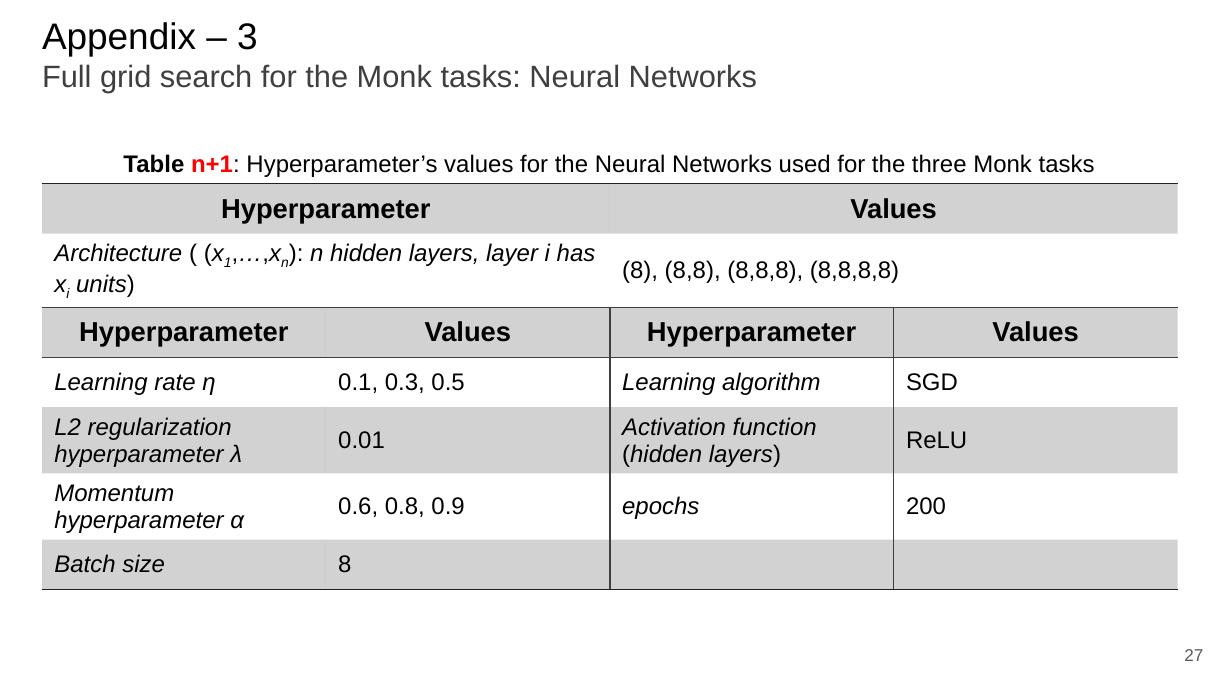
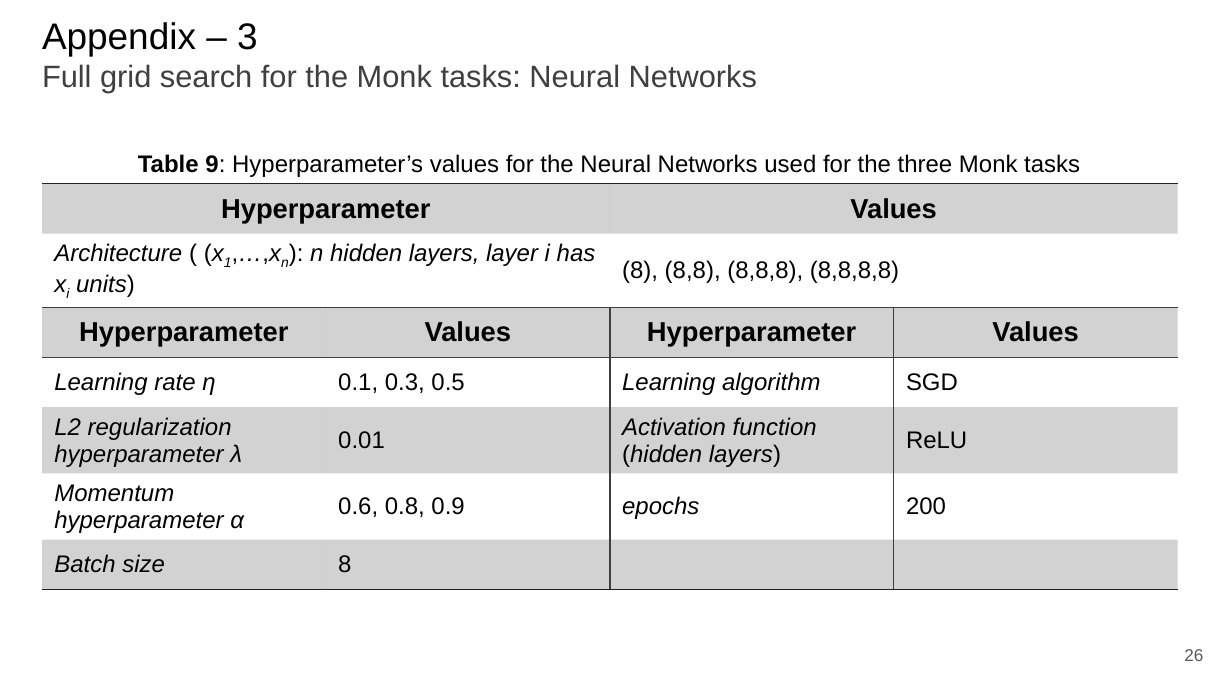
Before and after one commit to paolo-junior-mollica/machine-learning-project, a slide deck: slide 26 of relazione/ML-2023-PRJ-Slides-Demo.pptx (slide 27 before the commit). Drawn at 1232x693 pixels with LibreOffice and Linux fonts; fonts in the diff are those of the drawing. Boxes give left, top, right and bottom in pixels: in the first picture for what was removed or moved away, otherwise in the second. Text is boxed around its words. In the diff, an @@ line names an element or a change of style, - is before the commit and + after.

```diff
--- a/relazione/ML-2023-PRJ-Slides-Demo.pptx
+++ b/relazione/ML-2023-PRJ-Slides-Demo.pptx
@@ text at bbox=[138, 154, 1080, 177]: text changed @@
-Table n+1: Hyperparameter’s values for the Neural Networks used for the three Monk tasks
+Table 9: Hyperparameter’s values for the Neural Networks used for the three Monk tasks
@@ page number at bbox=[1184, 649, 1203, 661]: text changed @@
-27
+26
```
Also in this commit, not shown: 7 other slides changed, 1 slide removed.
